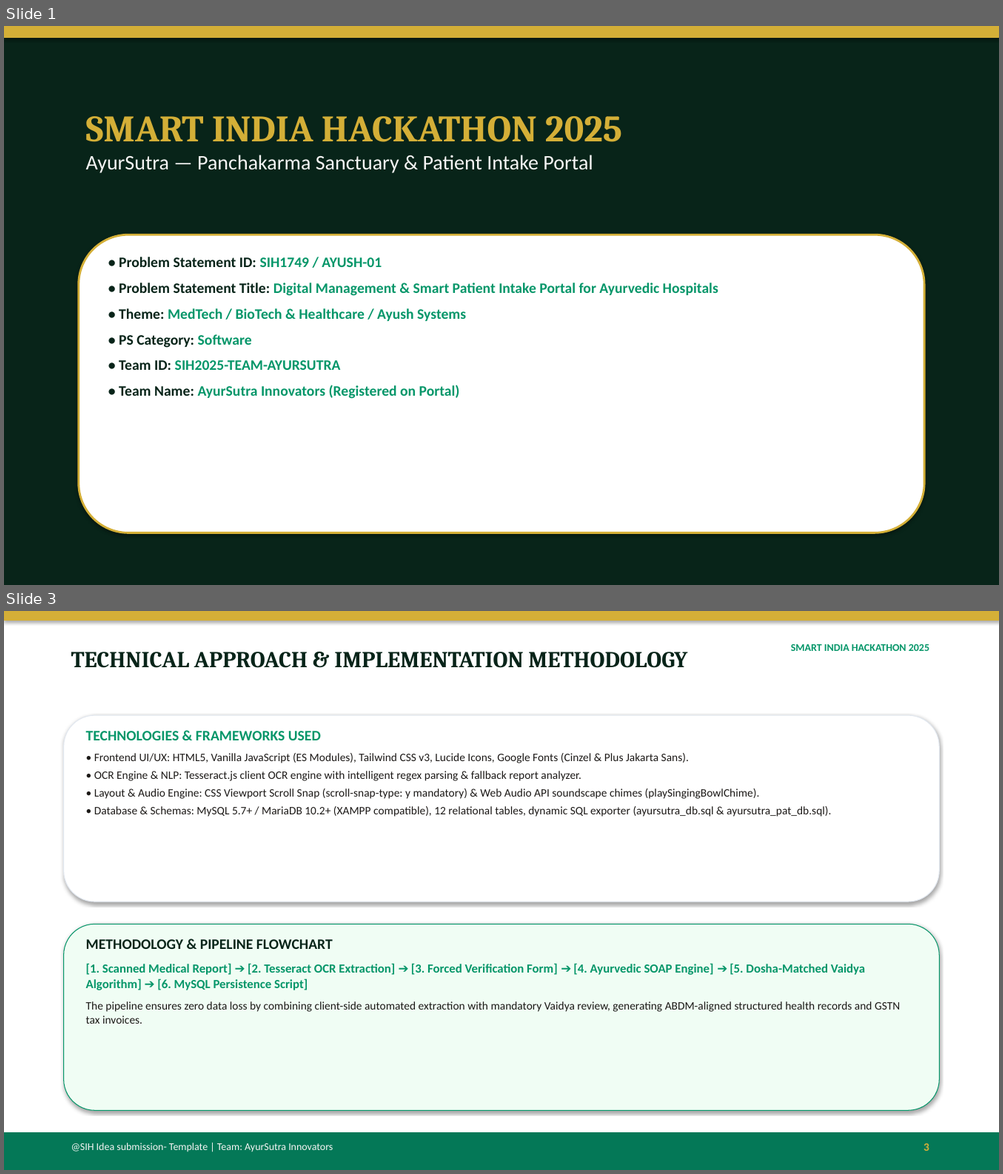
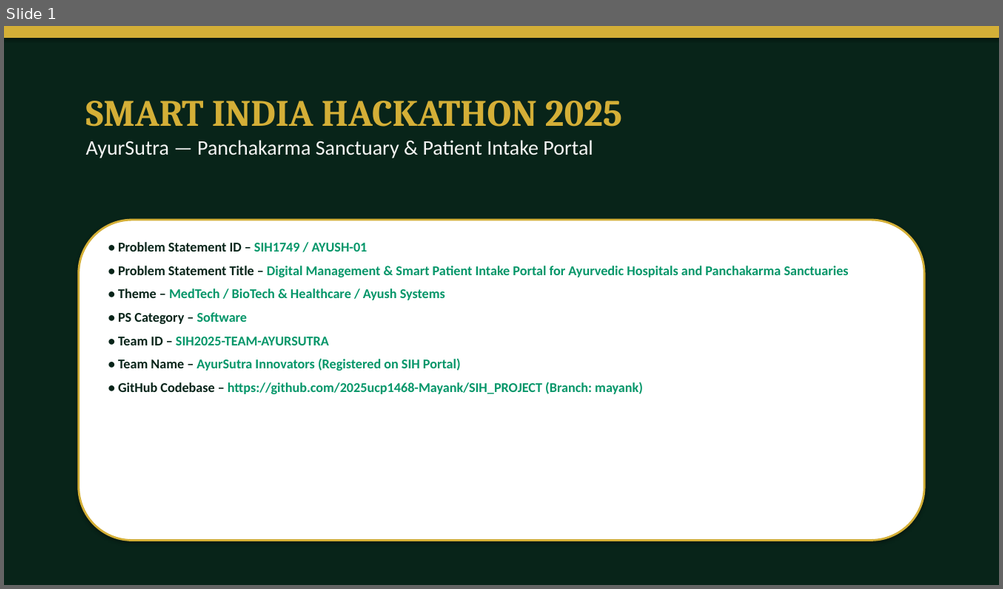
Before and after one commit to 2025ucp1468-Mayank/SIH_PROJECT, a slide deck: SIH_ppt.ppt. Shown one above the other, each under a label of ours: slides 1 and 3 before the commit, slide 1 after it; the slides between them are not shown. The pictures are 1003x1174 and 1003x589 pixels, drawn with LibreOffice and Linux fonts; fonts in the diff are those of the drawing. Boxes give left, top, right and bottom in pixels: in the first picture for what was removed or moved away, otherwise in the second. Text is boxed around its words. In the diff, an @@ line names an element or a change of style, - is before the commit and + after.

Commit message:
Update SIH_ppt.ppt with visual architecture diagram blocks, directional connectors, verified team IDs, and GitHub repository URL

```diff
--- a/SIH_ppt.ppt
+++ b/SIH_ppt.ppt
@@ slide 3 removed at [4, 611, 999, 1170], background #FFFFFF @@
@@ rectangle removed at [4, 611, 999, 620] @@
@@ text removed at [71, 652, 687, 668] @@
-TECHNICAL APPROACH & IMPLEMENTATION METHODOLOGY
@@ text removed at [791, 644, 929, 651] @@
-SMART INDIA HACKATHON 2025
@@ rounded rectangle removed at [64, 715, 939, 902] @@
@@ text removed at [86, 731, 831, 817] @@
-TECHNOLOGIES & FRAMEWORKS USED
-• Frontend UI/UX: HTML5, Vanilla JavaScript (ES Modules), Tailwind CSS v3, Lucide Icons, Google Fonts (Cinzel & Plus Jakarta Sans).
-• OCR Engine & NLP: Tesseract.js client OCR engine with intelligent regex parsing & fallback report analyzer.
-• Layout & Audio Engine: CSS Viewport Scroll Snap (scroll-snap-type: y mandatory) & Web Audio API soundscape chimes (playSingingBowlChime).
-• Database & Schemas: MySQL 5.7+ / MariaDB 10.2+ (XAMPP compatible), 12 relational tables, dynamic SQL exporter (ayursutra_db.sql & ayursutra_pat_db.sql).
@@ rounded rectangle removed at [64, 924, 939, 1111] @@
@@ text removed at [86, 940, 899, 1024] @@
-METHODOLOGY & PIPELINE FLOWCHART
-[1. Scanned Medical Report] ➔ [2. Tesseract OCR Extraction] ➔ [3. Forced Verification Form] ➔ [4. Ayurvedic SOAP Engine] ➔ [5. Dosha-Matched Vaidya Algorithm] ➔ [6. MySQL Persistence Script]
-The pipeline ensures zero data loss by combining client-side automated extraction with mandatory Vaidya review, generating ABDM-aligned structured health records and GSTN tax invoices.
@@ rectangle removed at [4, 1133, 999, 1170] @@
@@ text removed at [71, 1143, 333, 1153] @@
-@SIH Idea submission- Template | Team: AyurSutra Innovators
@@ text removed at [923, 1144, 929, 1151] @@
-3
@@ slide 1 changed as well @@
@@ text "SMART INDIA HACKATHON 2025": place and size @@
-text "SMART INDIA HACKATHON 2025" at [86, 116, 622, 173]
+text "SMART INDIA HACKATHON 2025" at [86, 101, 622, 158]
@@ rounded rectangle: place and size @@
-rounded rectangle at [79, 235, 924, 534]
+rounded rectangle at [79, 220, 924, 541]
@@ text at [118, 242, 848, 395]: text changed; size 14 to 13 pt @@
-• Problem Statement ID: SIH1749 / AYUSH-01
-• Problem Statement Title: Digital Management & Smart Patient Intake Portal for Ayurvedic Hospitals
-• Theme: MedTech / BioTech & Healthcare / Ayush Systems
-• PS Category: Software
-• Team ID: SIH2025-TEAM-AYURSUTRA
-• Team Name: AyurSutra Innovators (Registered on Portal)
+• Problem Statement ID – SIH1749 / AYUSH-01
+• Problem Statement Title – Digital Management & Smart Patient Intake Portal for Ayurvedic Hospitals and Panchakarma Sanctuaries
+• Theme – MedTech / BioTech & Healthcare / Ayush Systems
+• PS Category – Software
+• Team ID – SIH2025-TEAM-AYURSUTRA
+• Team Name – AyurSutra Innovators (Registered on SIH Portal)
+• GitHub Codebase – https://github.com/2025ucp1468-Mayank/SIH_PROJECT (Branch: mayank)
```
Also in this commit, not shown: 4 other slides changed, 1 slide added.
